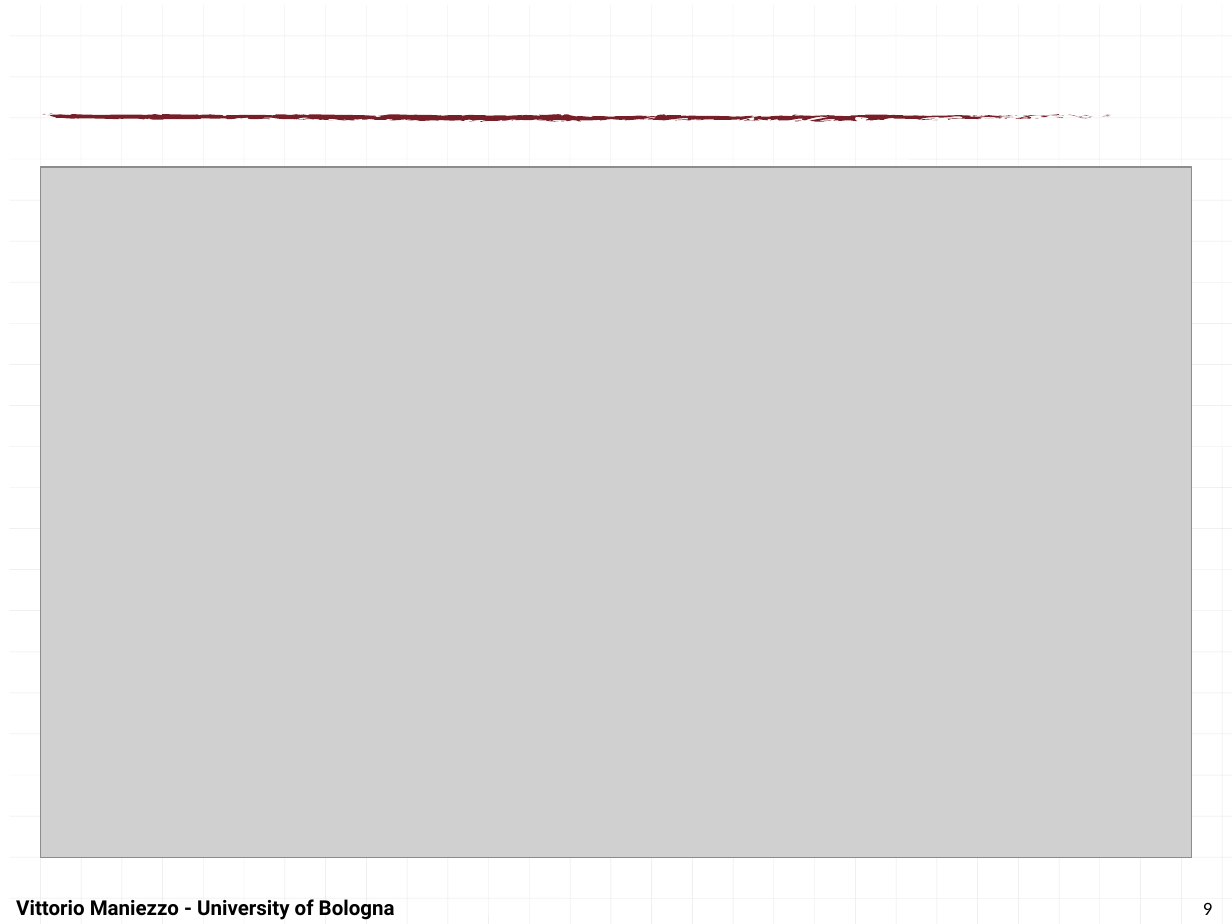
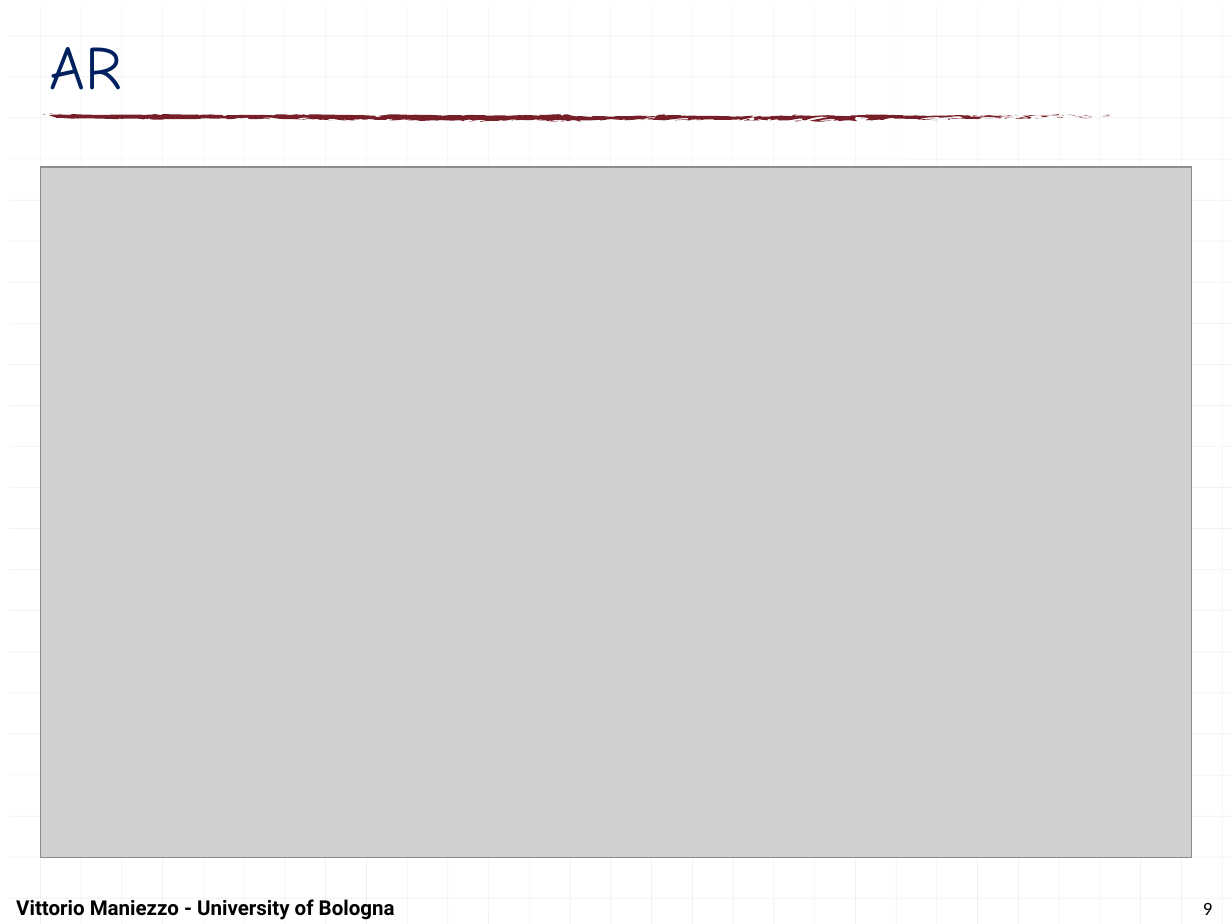
Before and after one commit to maniezzo/segmentation, a slide deck: slide 9 of doc/IOCFC26/forecastSegmentation.pptx. Drawn at 1232x924 pixels with LibreOffice and Linux fonts; fonts in the diff are those of the drawing; grey boxes stand for pictures. Boxes give left, top, right and bottom in pixels: in the first picture for what was removed or moved away, otherwise in the second. Text is boxed around its words. In the diff, an @@ line names an element or a change of style, - is before the commit and + after.

```diff
--- a/doc/IOCFC26/forecastSegmentation.pptx
+++ b/doc/IOCFC26/forecastSegmentation.pptx
@@ title added at bbox=[50, 47, 122, 90], 36 pt, text #002060 @@
+AR
```
Also in this commit, not shown: 9 other slides changed, 12 other files.
